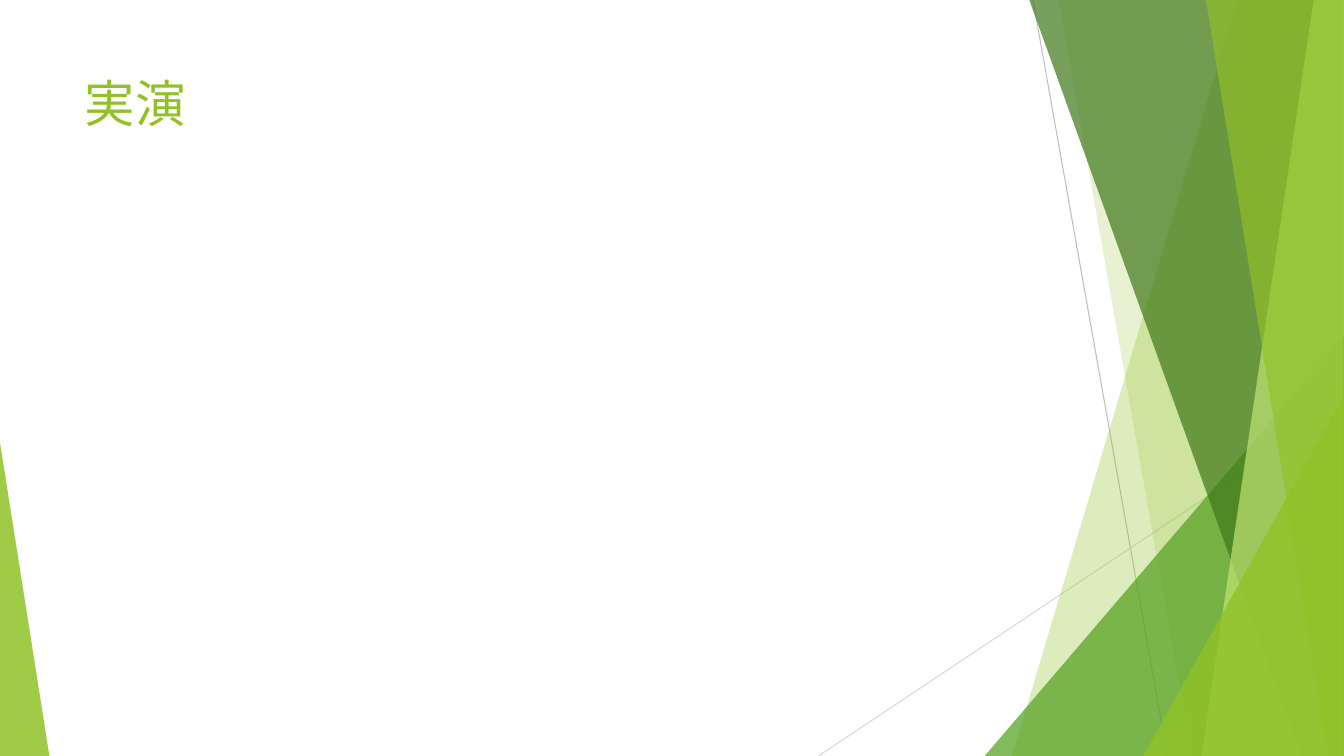
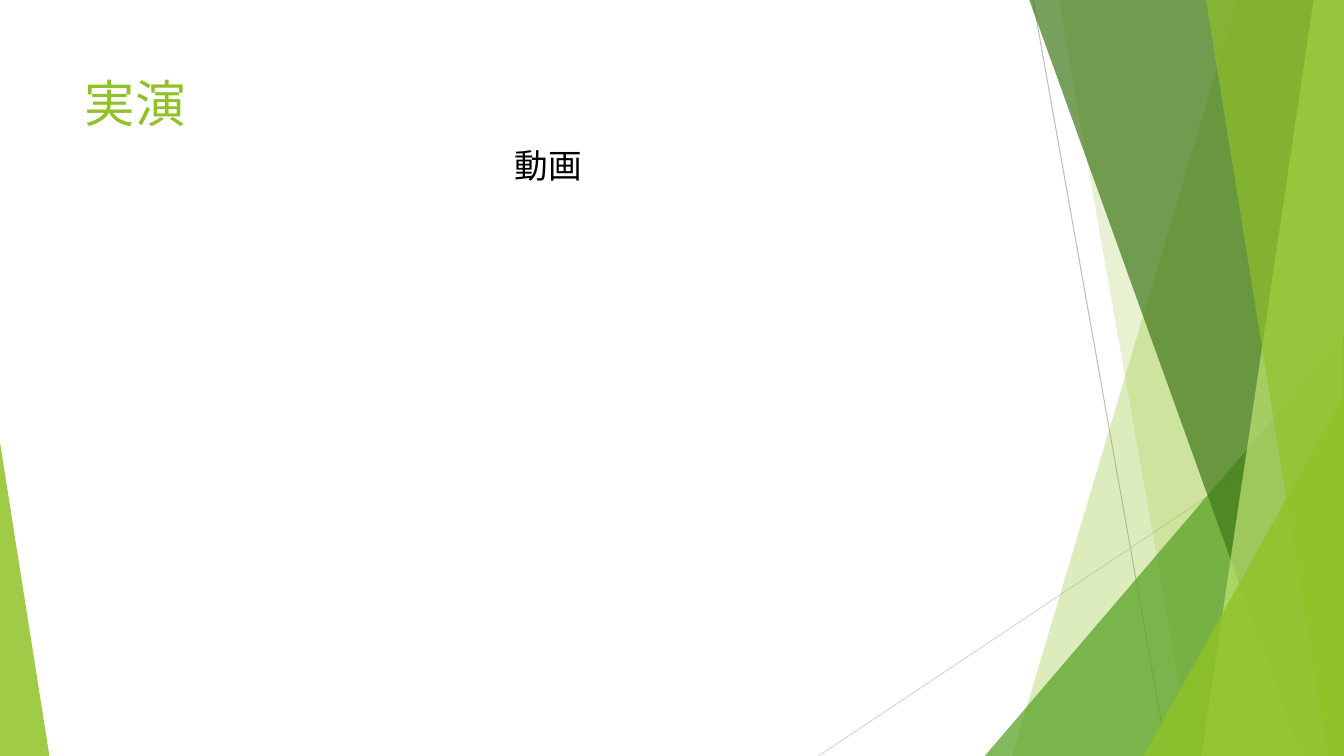
Before and after one commit to OptMist-Tokyo/experiment2017, a slide deck: slide 7 of presentation.pptx (slide 4 before the commit). Drawn at 1344x756 pixels with LibreOffice and Linux fonts; fonts in the diff are those of the drawing. Boxes give left, top, right and bottom in pixels: in the first picture for what was removed or moved away, otherwise in the second. Text is boxed around its words. In the diff, an @@ line names an element or a change of style, - is before the commit and + after.

```diff
--- a/presentation.pptx
+++ b/presentation.pptx
@@ text added at [515,150,582,181], 24 pt, text #000000 @@
+動画
```
Also in this commit, not shown: 3 other slides changed, 3 slides added.
